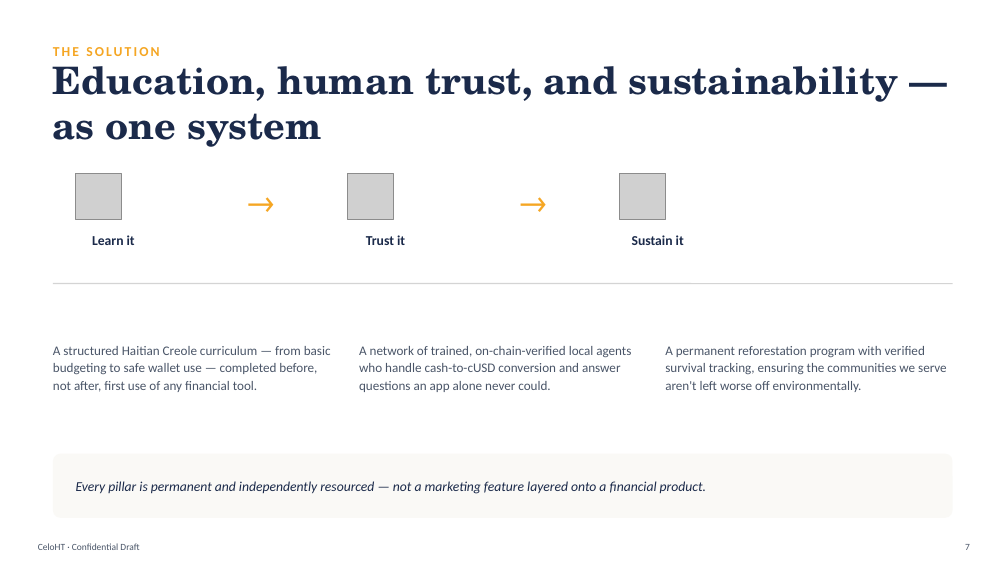
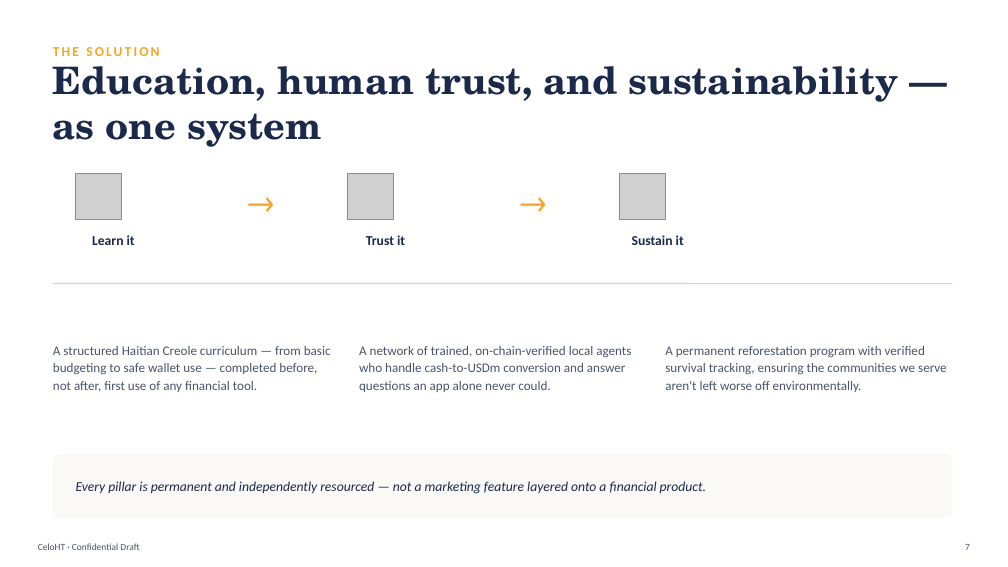
Before and after one commit to Celo-HaiTi/celoht-docs, a slide deck: slide 7 of CeloHT-Investor-Deck.pptx. Drawn at 1008x567 pixels with LibreOffice and Linux fonts; fonts in the diff are those of the drawing; grey boxes stand for pictures. Boxes give left, top, right and bottom in pixels: in the first picture for what was removed or moved away, otherwise in the second. Text is boxed around its words. In the diff, an @@ line names an element or a change of style, - is before the commit and + after.

```diff
--- a/CeloHT-Investor-Deck.pptx
+++ b/CeloHT-Investor-Deck.pptx
@@ text at box(359, 346, 631, 392): text changed @@
-A network of trained, on-chain-verified local agents who handle cash-to-cUSD conversion and answer questions an app alone never could.
+A network of trained, on-chain-verified local agents who handle cash-to-USDm conversion and answer questions an app alone never could.
```
Also in this commit, not shown: 5 other slides changed, 4 other files.
